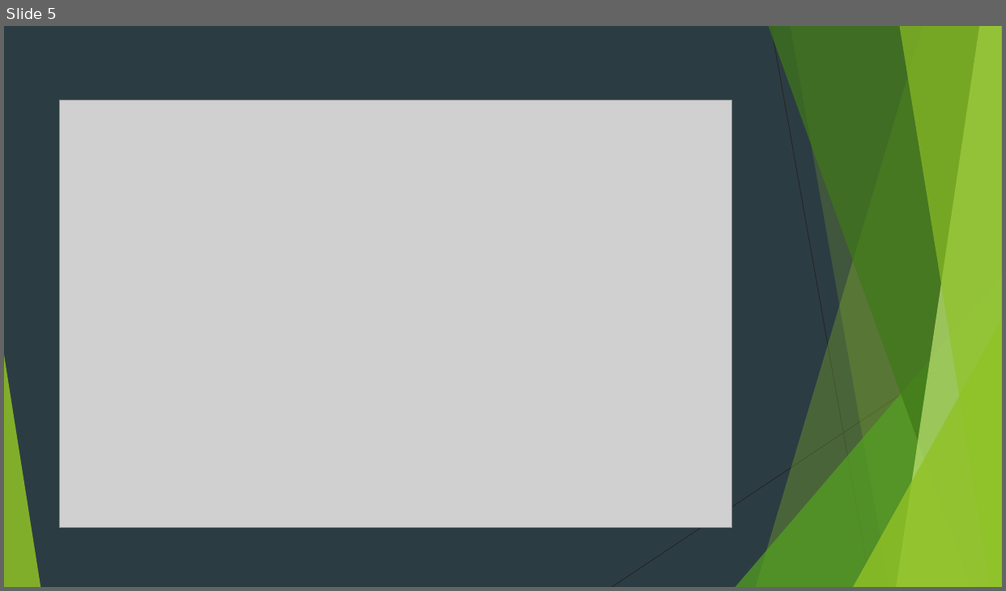
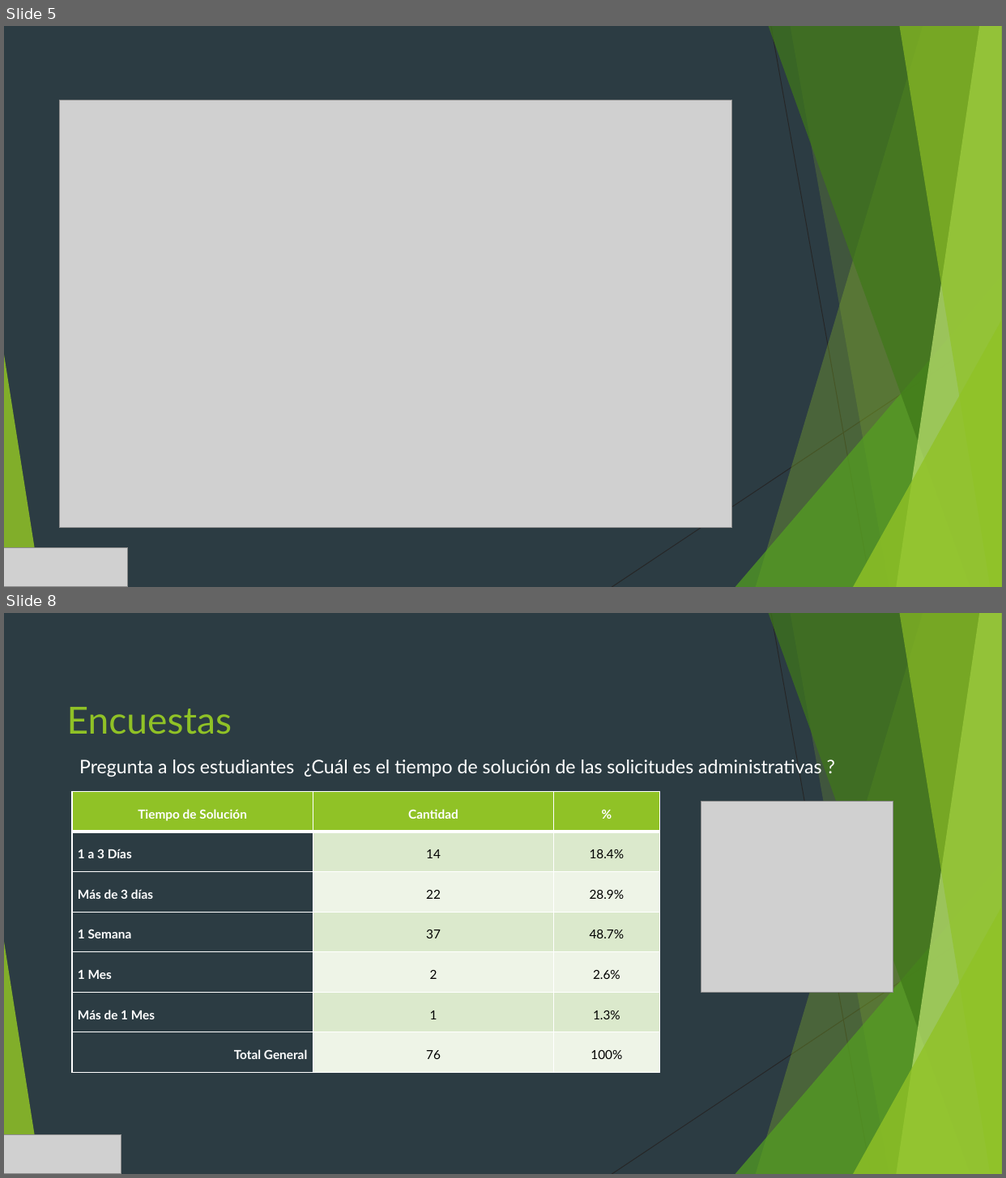
Before and after one commit to JefersonGuevara/Cru_Portal, a slide deck: Documentacion/SISTEMA DE INFORMACIÓN PARA LA GESTIÓN DE ADMISIONES.pptx. Shown one above the other, each under a label of ours: slide 5 before the commit, slides 5 and 8 after it; the slides between them are not shown. The pictures are 1006x591 and 1006x1178 pixels, drawn with LibreOffice and Linux fonts; fonts in the diff are those of the drawing; grey boxes stand for pictures. Boxes give left, top, right and bottom in pixels: in the first picture for what was removed or moved away, otherwise in the second. Text is boxed around its words. In the diff, an @@ line names an element or a change of style, - is before the commit and + after.

```diff
--- a/Documentacion/SISTEMA DE INFORMACIÓN PARA LA GESTIÓN DE ADMISIONES.pptx
+++ b/Documentacion/SISTEMA DE INFORMACIÓN PARA LA GESTIÓN DE ADMISIONES.pptx
@@ slide 8 added at <box>4,613,1002,1174</box>, background #2C3C43; not listed: 10 template elements that a slide beside it also shows @@
@@ title added at <box>67,707,232,735</box>, 36 pt, text #90C226 @@
+Encuestas
@@ text added at <box>79,756,822,777</box>, 18 pt, text #FFFFFF @@
+Pregunta a los estudiantes ¿Cuál es el tiempo de solución de las solicitudes administrativas ?
@@ table added at <box>72,792,660,1073</box>, 7 rows, 3 columns @@
+Tiempo de Solución | Cantidad | %
+1 a 3 Días | 14 | 18.4%
+Más de 3 días | 22 | 28.9%
+1 Semana | 37 | 48.7%
+1 Mes | 2 | 2.6%
+Más de 1 Mes | 1 | 1.3%
+Total General | 76 | 100%
@@ picture added at <box>701,801,893,993</box> @@
@@ picture added at <box>4,1135,121,1174</box> @@
@@ slide 5 changed as well @@
@@ picture added at <box>4,548,128,587</box> @@
```
Also in this commit, not shown: 11 other slides changed, 18 other slides added, 8 slides removed, 7 other files.
